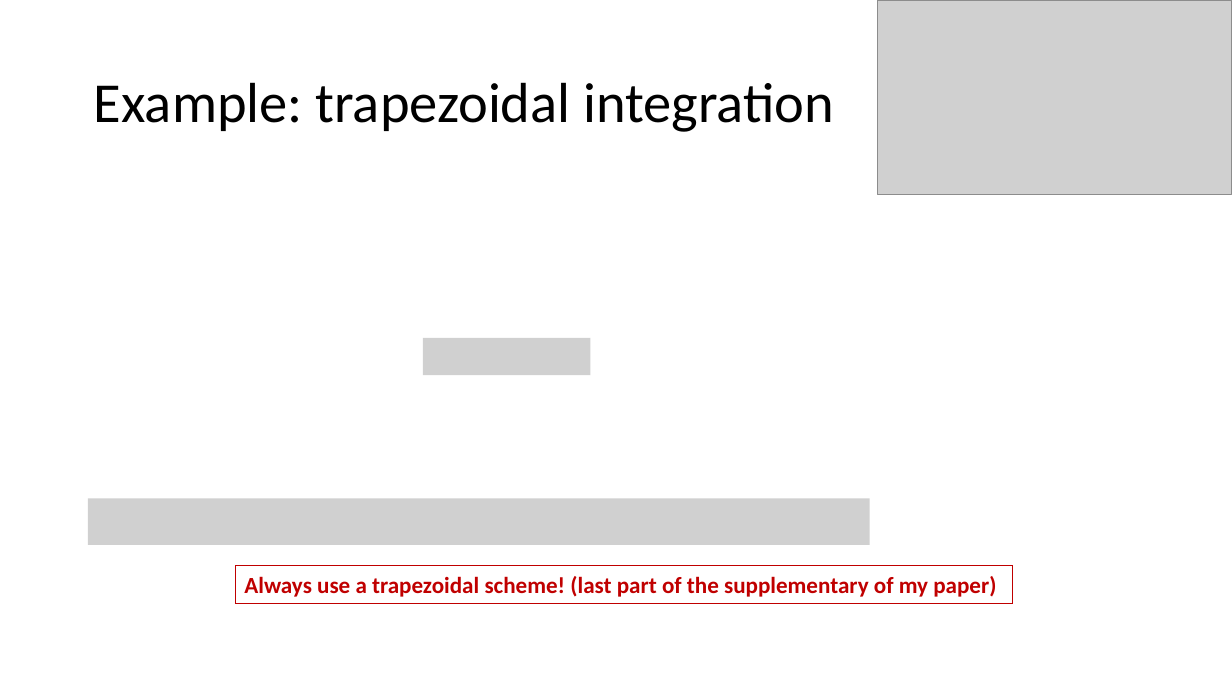
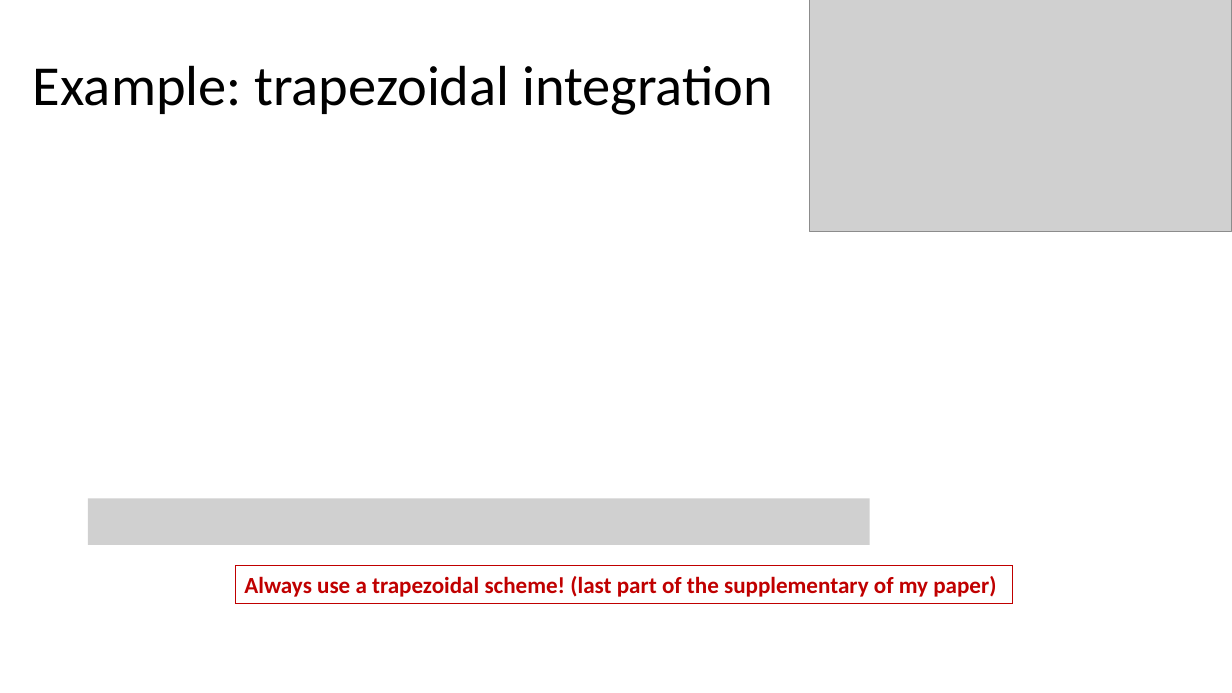
Before and after one commit to tomvanwouwe1992/StochasticOptimalControl_Meetings, a slide deck: slide 5 of Meeting_3/Slides_Meeting_3.pptx. Drawn at 1232x693 pixels with LibreOffice and Linux fonts; fonts in the diff are those of the drawing; grey boxes stand for pictures. Boxes give left, top, right and bottom in pixels: in the first picture for what was removed or moved away, otherwise in the second. Text is boxed around its words. In the diff, an @@ line names an element or a change of style, - is before the commit and + after.

Commit message:
adding Gait example

```diff
--- a/Meeting_3/Slides_Meeting_3.pptx
+++ b/Meeting_3/Slides_Meeting_3.pptx
@@ title "Example: trapezoidal integration": place and size @@
-title "Example: trapezoidal integration" at box(94, 82, 834, 132)
+title "Example: trapezoidal integration" at box(33, 65, 773, 115)
@@ picture: place and size @@
-picture at box(877, 0, 1232, 194)
+picture at box(810, 0, 1232, 231)
@@ picture removed at box(423, 338, 591, 375) @@
```
Also in this commit, not shown: 1 other slide changed, 38 other files.
